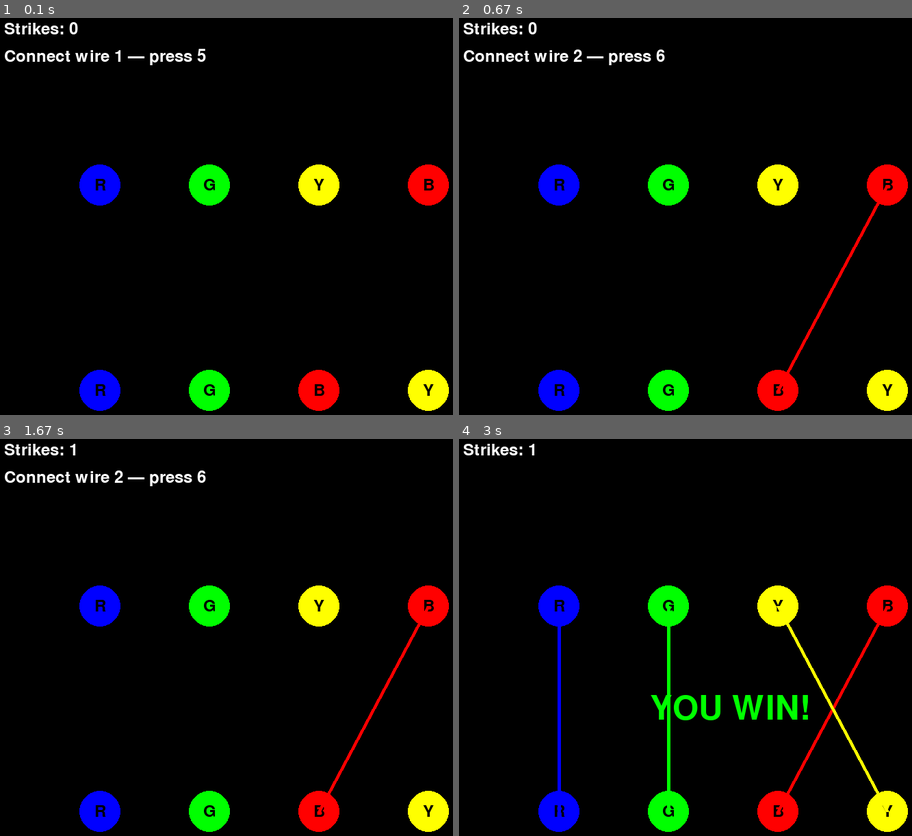
Above: before the commit, frames 1-4 (two rows, left to right).
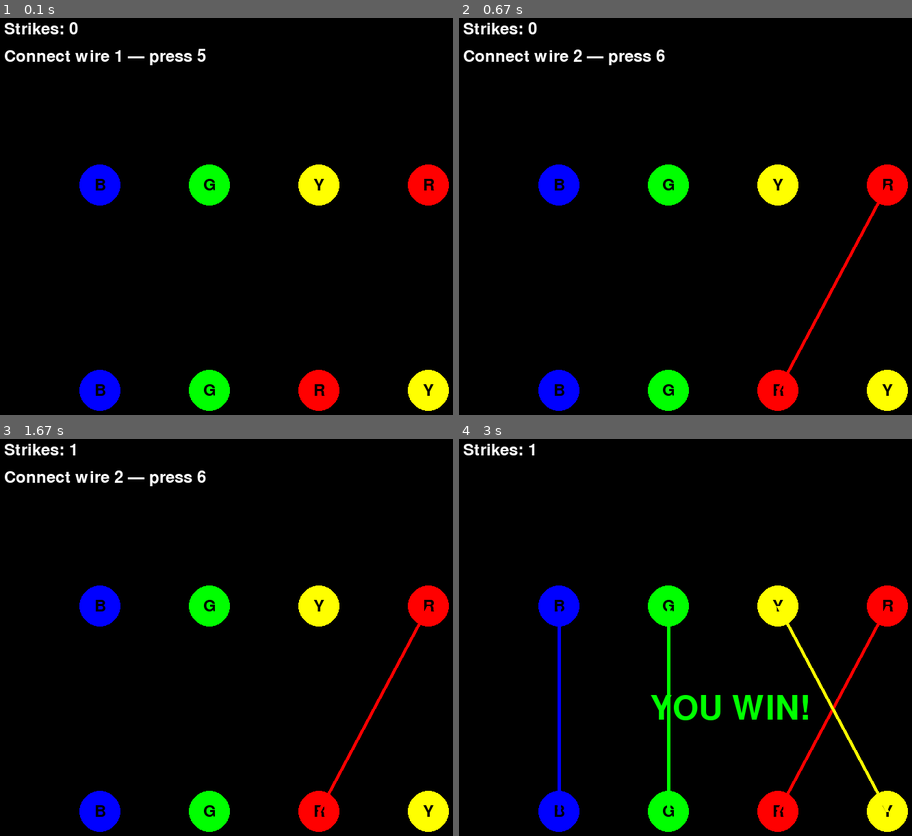
Above: after the commit, the same moments.

Repository: charles-kahlenberg/Bomb-defusal
Game: pygame game, started from Wires GUI.py
The game is run twice, just before and just after one commit, with the same random seed, the same clock (stepped at 60 frames per second) and the same inputs.
Inputs:
- Up to frame 1 (0.1 s): no input
- Up to frame 2 (0.67 s): tap 5 at 0.33 s
- Up to frame 3 (1.67 s): tap Enter at 0.67 s
- Up to frame 4 (3 s): tap 6 at 2 s; tap 7 at 2.33 s; tap 8 at 2.67 s

The runs differ from the first frame. In frame 1, less than 0.1% of the frame differs, in the area x 21-96%, y 40-96%; in frame 2, less than 0.1%; in frame 3, less than 0.1%; in frame 4, less than 0.1%.

Commit message:
colors are fixed

Diff:
--- a/Wires GUI.py
+++ b/Wires GUI.py
@@ -210,7 +210,7 @@
             if event.type == pygame.QUIT:
                 running = False
 
-            if event.type == pygame.KEYDOWN and not game_over:
+            if event.type == pygame.KEYDOWN and not game_over: # will change to wires event later
                 expected_wire = wires_in_order[current_index]
                 if expected_wire.check_attached(event.key):
                     connected[expected_wire.color] = True
@@ -228,10 +228,10 @@
 
         # Top row (input circles)
         pygame.draw.circle(screen, colors["red"], points["circle1"], circle_radius)
-        draw_text_centered(screen, font, "R", colors["black"], points["circle1"])
+        draw_text_centered(screen, font, "B", colors["black"], points["circle1"])
 
         pygame.draw.circle(screen, colors["blue"], points["circle2"], circle_radius)
-        draw_text_centered(screen, font, "B", colors["black"], points["circle2"])
+        draw_text_centered(screen, font, "R", colors["black"], points["circle2"])
 
         pygame.draw.circle(screen, colors["yellow"], points["circle3"], circle_radius)
         draw_text_centered(screen, font, "Y", colors["black"], points["circle3"])
@@ -241,10 +241,10 @@
 
         # Bottom row (output circles)
         pygame.draw.circle(screen, colors["red"], points["circle5"], circle_radius)
-        draw_text_centered(screen, font, "R", colors["black"], points["circle5"])
+        draw_text_centered(screen, font, "B", colors["black"], points["circle5"])
 
         pygame.draw.circle(screen, colors["blue"], points["circle6"], circle_radius)
-        draw_text_centered(screen, font, "B", colors["black"], points["circle6"])
+        draw_text_centered(screen, font, "R", colors["black"], points["circle6"])
 
         pygame.draw.circle(screen, colors["yellow"], points["circle7"], circle_radius)
         draw_text_centered(screen, font, "Y", colors["black"], points["circle7"])
